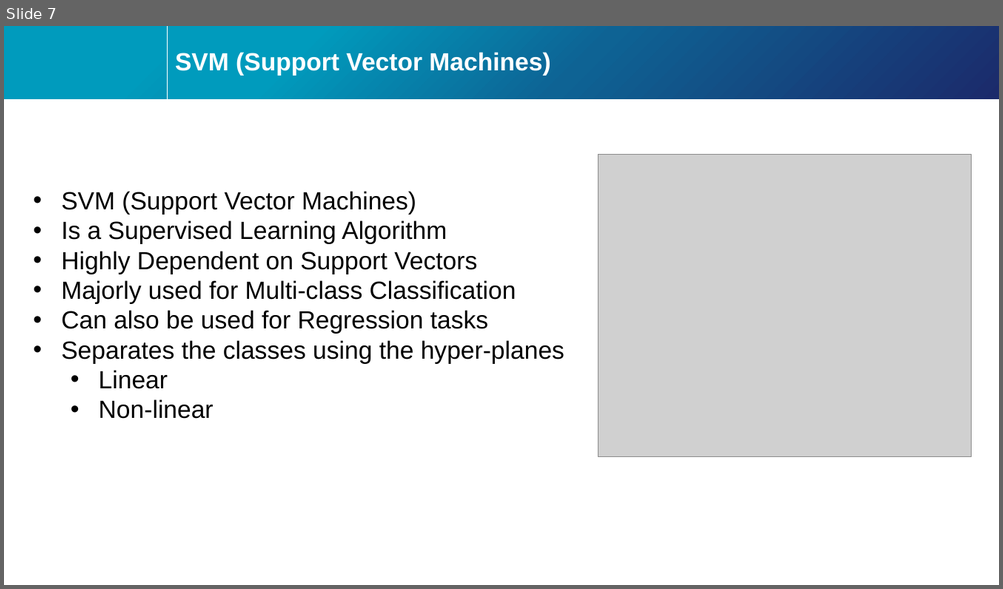
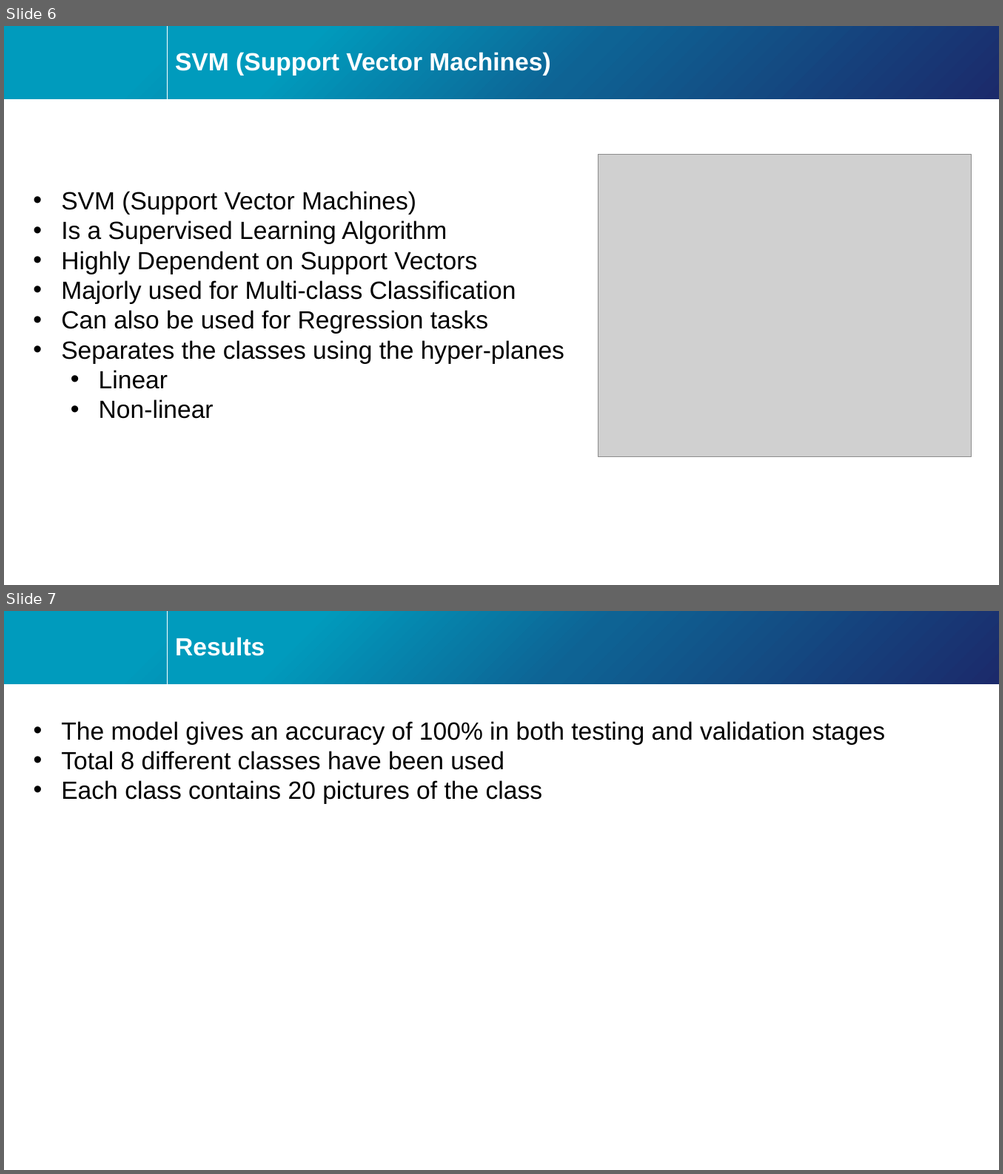
Before and after one commit to Srushanth/UoN-COMP4106-Face-Recognition-using-MATLAB, a slide deck: Presentation/Presentation-Sample.pptx. Shown one above the other, each under a label of ours: slide 7 before the commit, slides 6 and 7 after it. The pictures are 1003x589 and 1003x1174 pixels, drawn with LibreOffice and Linux fonts; fonts in the diff are those of the drawing; grey boxes stand for pictures; background and template pictures are left out. Boxes give left, top, right and bottom in pixels: in the first picture for what was removed or moved away, otherwise in the second. Text is boxed around its words. In the diff, an @@ line names an element or a change of style, - is before the commit and + after.

```diff
--- a/Presentation/Presentation-Sample.pptx
+++ b/Presentation/Presentation-Sample.pptx
@@ slide 7 added at [4, 611, 999, 1170], background #FFFFFF; not listed: 4 template elements that a slide beside it also shows @@
@@ title added at [175, 637, 264, 656], 24 pt, text #FFFFFF, bold @@
+Results
@@ text added at [61, 721, 885, 804], 24 pt, text #000000 @@
+• The model gives an accuracy of 100% in both testing and validation stages
+• Total 8 different classes have been used
+• Each class contains 20 pictures of the class
@@ what was slide 7 is now slide 6 @@
```
Also in this commit, not shown: 5 slides changed, 2 slides removed, 2 other files.
